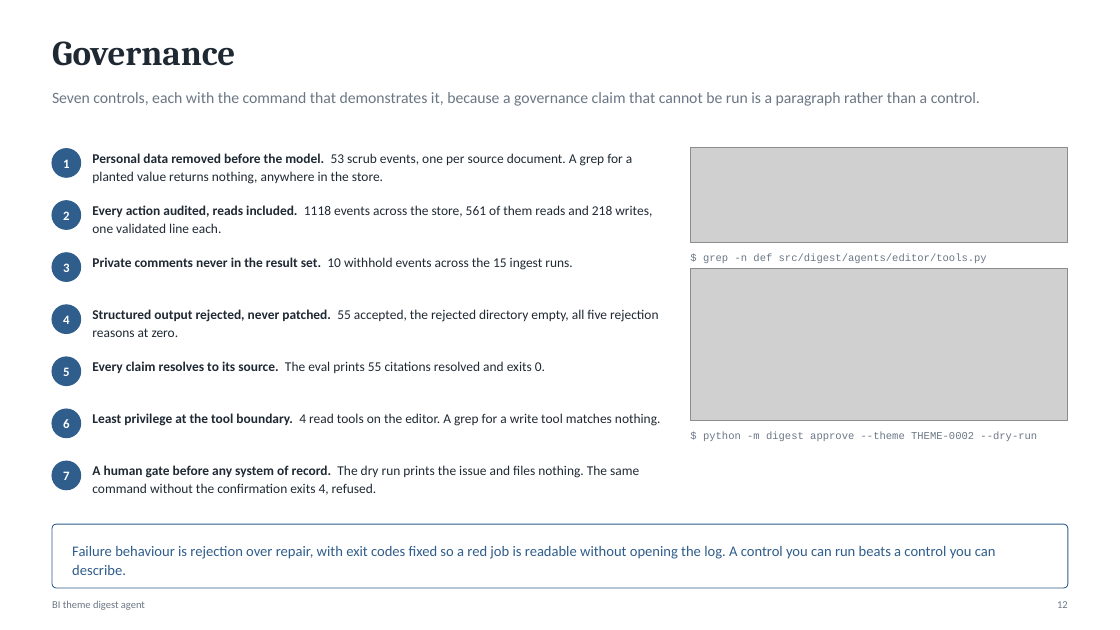
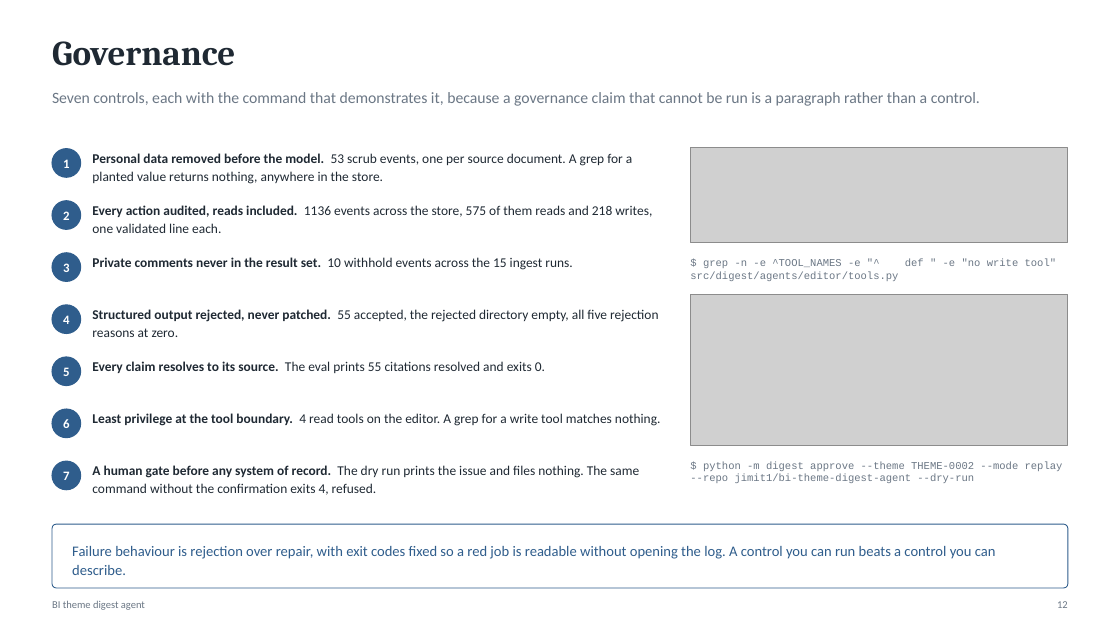
Before and after one commit to jimit1/bi-theme-digest-agent, a slide deck: slide 12 of deck/momentive-bi-digest.pptx. Drawn at 1120x630 pixels with LibreOffice and Linux fonts; fonts in the diff are those of the drawing; grey boxes stand for pictures. Boxes give left, top, right and bottom in pixels: in the first picture for what was removed or moved away, otherwise in the second. Text is boxed around its words. In the diff, an @@ line names an element or a change of style, - is before the commit and + after.

```diff
--- a/deck/momentive-bi-digest.pptx
+++ b/deck/momentive-bi-digest.pptx
@@ text at <box>92,205,652,233</box>: text changed @@
-Every action audited, reads included. 1118 events across the store, 561 of them reads and 218 writes, one validated line each.
+Every action audited, reads included. 1136 events across the store, 575 of them reads and 218 writes, one validated line each.
@@ text at <box>690,259,1057,281</box>: text changed @@
-$ grep -n def src/digest/agents/editor/tools.py
+$ grep -n -e ^TOOL_NAMES -e "^ def " -e "no write tool" src/digest/agents/editor/tools.py
@@ picture: place and size @@
-picture at <box>691,269,1068,420</box>
+picture at <box>691,294,1068,445</box>
@@ text at <box>690,461,1063,483</box>: text changed @@
-$ python -m digest approve --theme THEME-0002 --dry-run
+$ python -m digest approve --theme THEME-0002 --mode replay --repo jimit1/bi-theme-digest-agent --dry-run
```
Also in this commit, not shown: 6 other slides changed, 2 other files.
